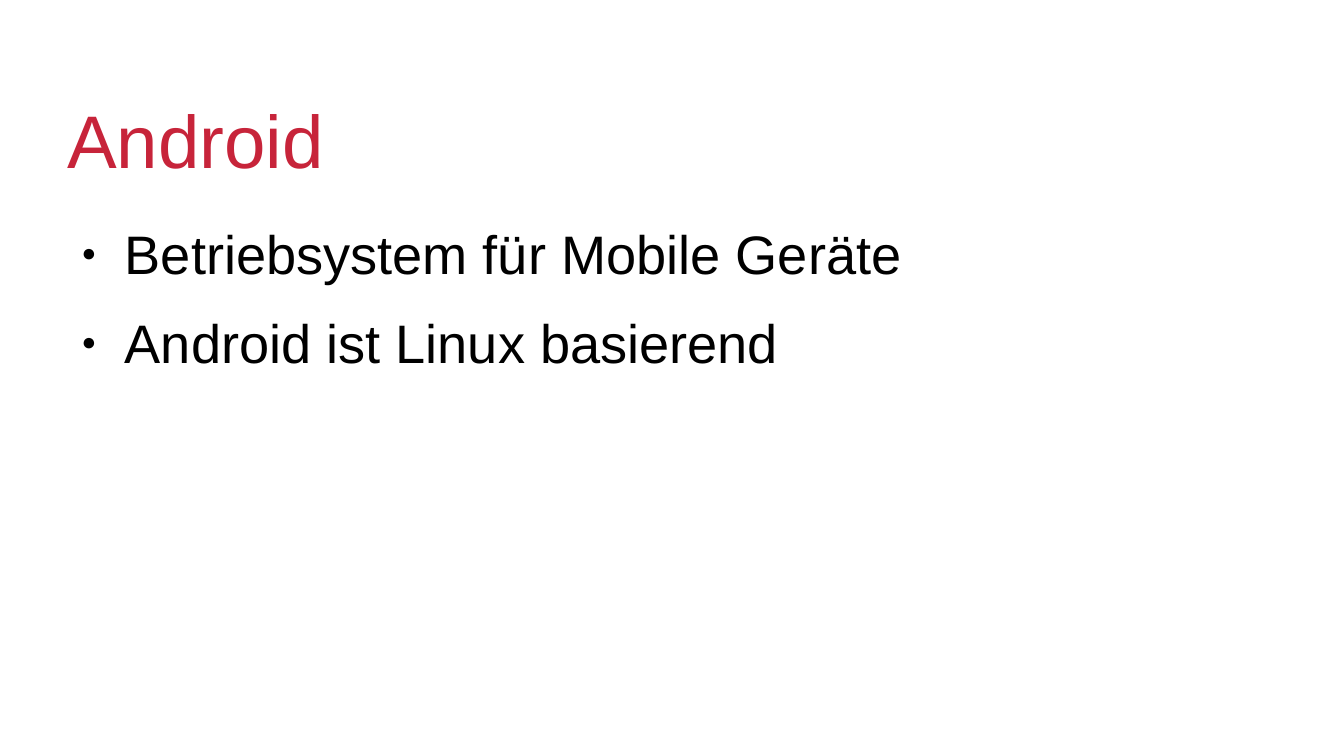
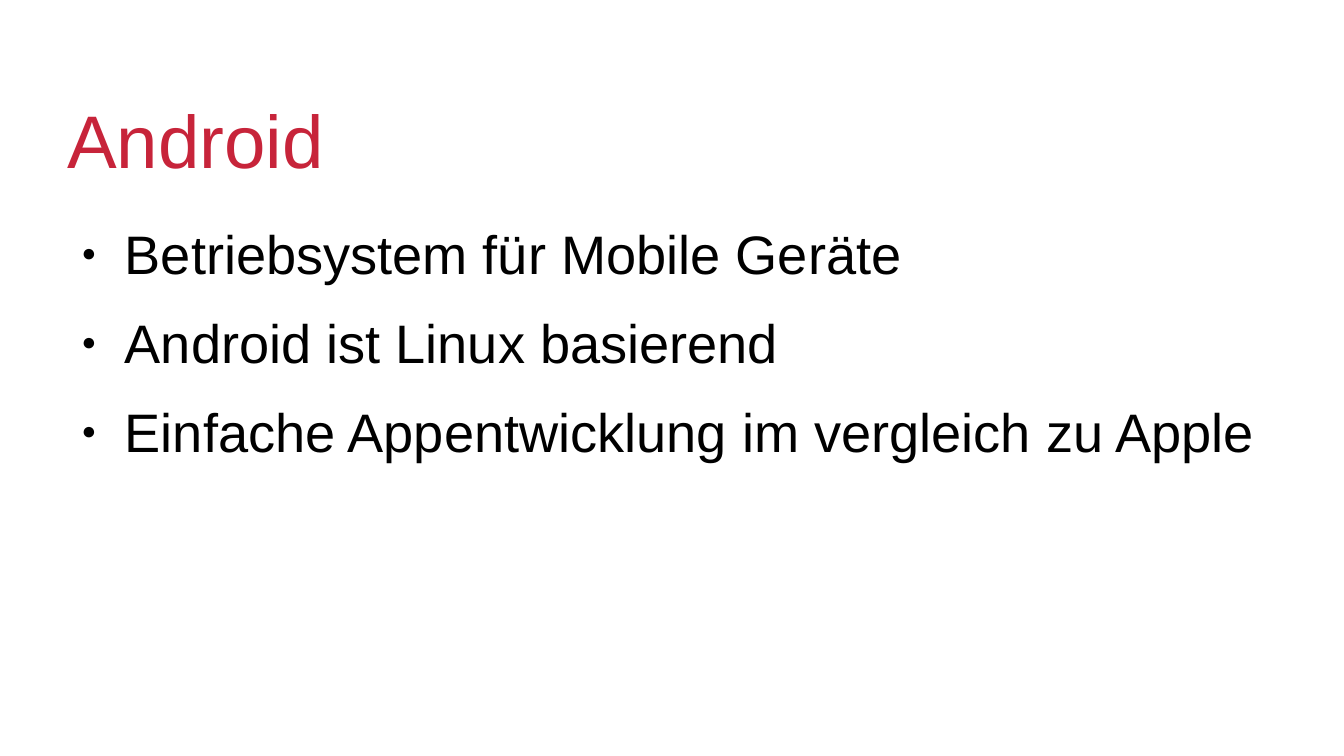
Before and after one commit to MasterInformatikHsBochum/data-app, a slide deck: slide 5 of preasiet1.odp. Drawn at 1344x756 pixels with LibreOffice and Linux fonts; fonts in the diff are those of the drawing; background and template pictures are left out. Boxes give left, top, right and bottom in pixels: in the first picture for what was removed or moved away, otherwise in the second. Text is boxed around its words. In the diff, an @@ line names an element or a change of style, - is before the commit and + after.

```diff
--- a/preasiet1.odp
+++ b/preasiet1.odp
@@ text at [125,412,1254,462]: paragraph added @@
+● Einfache Appentwicklung im vergleich zu Apple
```
Also in this commit, not shown: 1 other slide changed.
